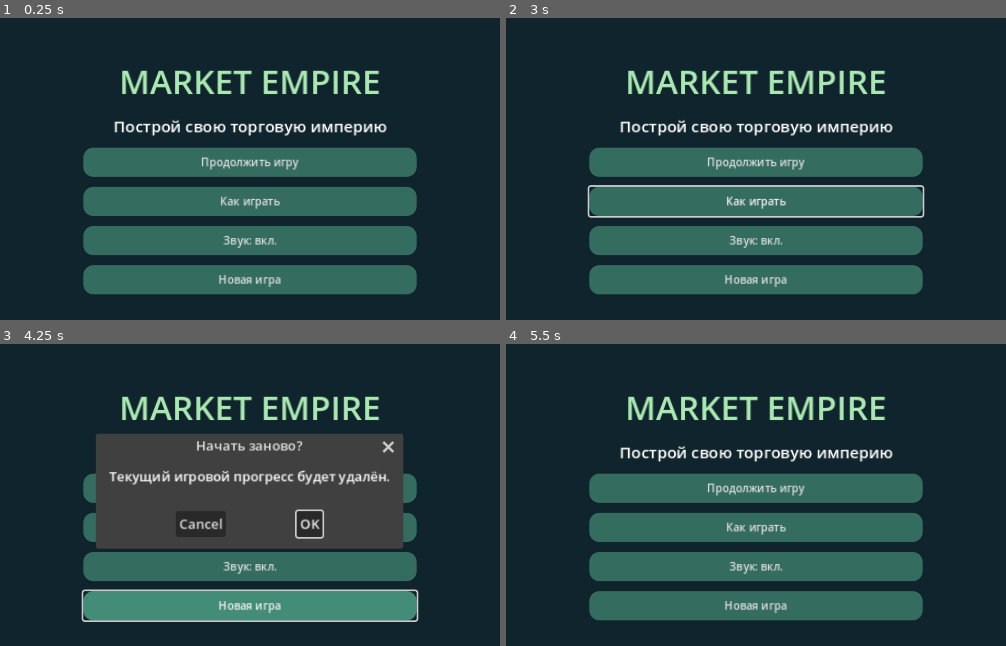
Above: before the commit, frames 1-4 (two rows, left to right).
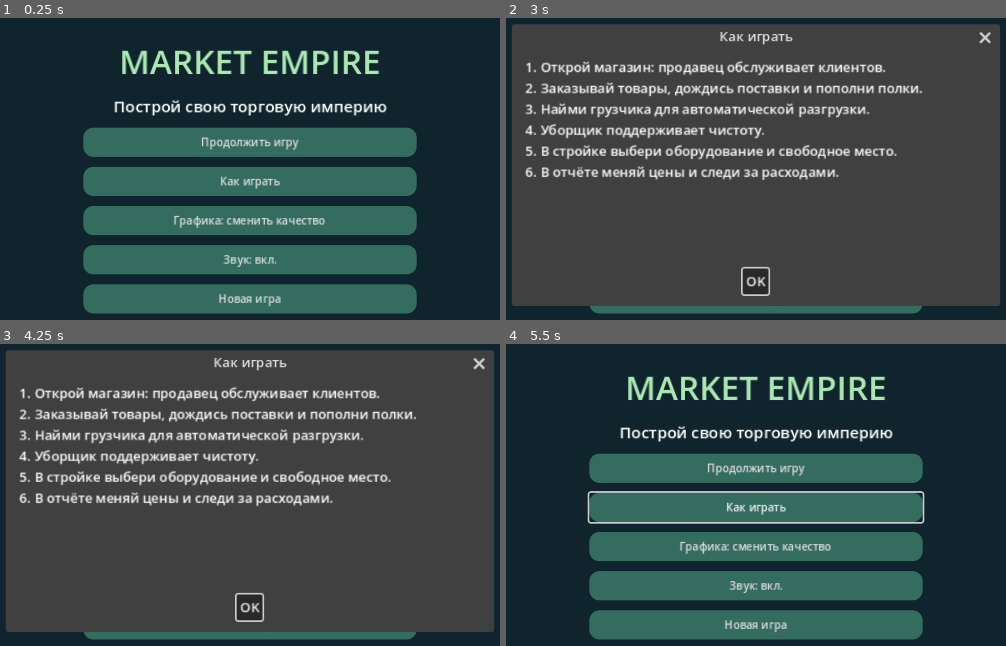
Above: after the commit, the same moments.

Repository: Denis-create-boop/mobile_game
Game: Godot game, scene res://main.tscn
The game is run twice, just before and just after one commit, with the same random seed, the same clock (stepped at 60 frames per second) and the same inputs.
Inputs:
- Up to frame 1 (0.25 s): no input
- Up to frame 2 (3 s): click "Меню" at 0.5 s; click "Как играть" at 1.25 s; click "Как играть" at 2 s; click "Новая игра" at 2.75 s
- Up to frame 3 (4.25 s): click "Новая игра" at 3.5 s
- Up to frame 4 (5.5 s): click "OK" at 4.25 s; click "Местный · 6 сек." at 5 s

The runs differ from the first frame. In frame 1, 30% of the frame differs, in the area x 16-84%, y 10-99%; in frame 2, 92%, in the area x 1-99%, y 1-99%; in frame 3, 74%; in frame 4, 30%.

Commit message:
Detail storefront and characters, cache meshes, add graphics settings and aisle routing

Diff:
--- a/main.gd
+++ b/main.gd
@@ -29,6 +29,7 @@
 var reputation: float = 60.0
 var promo_left: float = 0.0
 var promo_button: Button
+var autosave_clock: float = 0.0
 var delivery_duration: float = 6.0
 var build_kind: int = -1
 var visual: Control
@@ -399,6 +400,10 @@
 func _process(delta):
 	if world == null or (menu!=null and menu.visible):
 		return
+	autosave_clock+=delta
+	if autosave_clock>=15:
+		autosave_clock=0
+		save_game()
 	if delivery_eta>0:
 		delivery_eta=maxf(0,delivery_eta-delta)
 		if delivery_eta<=0:
@@ -492,7 +497,7 @@
 					s["phase"]=3
 					s["target"]=shelf_pos(item)
 		3:
-			if move_actor(s,s["target"],delta):
+			if move_staff(s,s["target"],delta):
 				if stock[item]<=0:
 					lost_sales+=1
 					reputation=maxf(0,reputation-1.5)
@@ -505,7 +510,7 @@
 					s["phase"]=4
 					refresh()
 		4:
-			if move_actor(s,home,delta):
+			if move_staff(s,home,delta):
 				s["carry"]=false
 				c["carry"]=true
 				s["phase"]=5
@@ -587,7 +592,7 @@
 				task["target"]=shelf_pos(item)+Vector3(0.35,0,0.25)
 				task["phase"]=4 if amount>0 else 0
 		4:
-			if move_actor(task,task["target"],delta,2.4):
+			if move_staff(task,task["target"],delta,2.4):
 				var n=mini(task["amount"],capacity(item)-stock[item])
 				stock[item]+=n
 				storage[item]+=task["amount"]-n
@@ -648,6 +653,7 @@
 	warehouse_level=clampi(int(data.get("warehouse_level",1)),1,3)
 	placements=data.get("placements",[-1,-1,-1,-1,-1,-1])
 	incoming=data.get("incoming",[0,0,0])
+	normalize_catalog()
 	delivery_eta=maxf(0,float(data.get("delivery_eta",0)))
 	prices=data.get("prices",[22,32,19])
 	expenses=maxi(0,int(data.get("expenses",0)))
@@ -667,7 +673,7 @@
 		prices[i]=clampi(int(array_value(prices,i,PRICE[i])),COST[i],PRICE[i]*2)
 	inventory_cost=data.get("inventory_cost",[])
 	if inventory_cost.is_empty():
-		for i in range(3):
+		for i in range(GOODS.size()):
 			inventory_cost.append((stock[i]+storage[i]+delivery[i]+incoming[i])*COST[i])
 	if int(data.get("version",1))<3:
 		var slot=0
@@ -737,6 +743,7 @@
 	subtitle.horizontal_alignment=HORIZONTAL_ALIGNMENT_CENTER
 	button(column,"Продолжить игру",func(): menu.hide())
 	button(column,"Как играть",show_help)
+	button(column,"Графика: сменить качество",func(): visual.toggle_quality())
 	var toggle=button(column,"Звук: "+("выкл." if muted else "вкл."),toggle_sound)
 	toggle.name="SoundToggle"
 	button(column,"Новая игра",confirm_reset)
@@ -832,3 +839,24 @@
 	message="Реклама запущена. Покупателей станет больше."
 	refresh()
 	save_game()
+
+# Use the cross aisle and side aisles instead of crossing the display racks.
+func move_staff(actor: Dictionary, target: Vector3, delta: float, speed: float=2.6) -> bool:
+	var p: Vector3=actor["pos"]
+	if not actor.has("route_target") or actor["route_target"]!=target or (actor["route"].is_empty() and p.distance_to(target)>0.04):
+		var route: Array=[]
+		if p.x>4.5 or target.x>4.5:
+			# Cross the expansion via the corridor beside the original shop.
+			var from_side=4.55
+			if p.x>4.5:
+				route.append(Vector3(from_side,0,p.z))
+			route.append(Vector3(from_side,0,target.z))
+		route.append(target)
+		actor["route"]=route
+		actor["route_target"]=target
+	var path: Array=actor["route"]
+	if path.is_empty():
+		return true
+	if move_actor(actor,path[0],delta,speed):
+		path.pop_front()
+	return path.is_empty()
--- a/store_visual.gd
+++ b/store_visual.gd
@@ -20,6 +20,10 @@
 var focus_goal := Vector3(0,0.5,0)
 var zoom_goal: float = 10.8
 var floor_material: StandardMaterial3D
+var materials: Dictionary = {}
+var mesh_cache: Dictionary = {}
+var scene_light: DirectionalLight3D
+var quality_high: bool = true
 var crates: Array = []
 var dirt_marks: Array = []
 var delivery_boxes: Array = []
@@ -52,15 +56,16 @@
 	var env = WorldEnvironment.new()
 	var e = Environment.new()
 	e.background_mode = Environment.BG_COLOR
-	e.background_color = Color("#607f83")
+	e.background_color = Color("#40565c")
 	e.ambient_light_source = Environment.AMBIENT_SOURCE_COLOR
 	e.ambient_light_color = Color("#c4d5d4")
-	e.ambient_light_energy = 0.28
+	e.ambient_light_energy = 0.35
 	env.environment = e
 	stage.add_child(env)
 	var light = DirectionalLight3D.new()
 	light.rotation_degrees = Vector3(-57,-38,0)
-	light.light_energy = 0.52
+	light.light_energy = 0.65
+	scene_light=light
 	light.shadow_enabled = true
 	light.directional_shadow_max_distance=45.0
 	stage.add_child(light)
@@ -74,6 +79,7 @@
 	build_store()
 	build_extension()
 	decorate_store()
+	add_details()
 	reset_view()
 	status_label = Label.new()
 	status_label.position = Vector2(12,8)
@@ -151,9 +157,12 @@
 			return
 
 func mat(color: Color) -> StandardMaterial3D:
+	if materials.has(color):
+		return materials[color]
 	var m = StandardMaterial3D.new()
 	m.albedo_color = color
 	m.roughness = 0.82
+	materials[color]=m
 	return m
 
 func mesh(parent: Node3D, shape: Mesh, pos: Vector3, color: Color) -> MeshInstance3D:
@@ -165,27 +174,35 @@
 	return n
 
 func box(parent: Node3D, pos: Vector3, dims: Vector3, color: Color) -> MeshInstance3D:
-	var b = BoxMesh.new()
-	b.size = dims
-	return mesh(parent,b,pos,color)
+	var key="box:"+str(dims)
+	if not mesh_cache.has(key):
+		var b=BoxMesh.new()
+		b.size=dims
+		mesh_cache[key]=b
+	return mesh(parent,mesh_cache[key],pos,color)
 
 func ball(parent: Node3D, pos: Vector3, dims: Vector3, color: Color) -> MeshInstance3D:
-	var b = SphereMesh.new()
-	b.radius = 0.5
-	b.height = 1.0
-	b.radial_segments = 16
-	b.rings = 8
-	var n = mesh(parent,b,pos,color)
+	if not mesh_cache.has("sphere"):
+		var b=SphereMesh.new()
+		b.radius=0.5
+		b.height=1.0
+		b.radial_segments=20
+		b.rings=10
+		mesh_cache["sphere"]=b
+	var n=mesh(parent,mesh_cache["sphere"],pos,color)
 	n.scale = dims
 	return n
 
 func cylinder(parent: Node3D, pos: Vector3, radius: float, height: float, color: Color) -> MeshInstance3D:
-	var b = CylinderMesh.new()
-	b.top_radius = radius
-	b.bottom_radius = radius
-	b.height = height
-	b.radial_segments = 16
-	return mesh(parent,b,pos,color)
+	var key="cylinder:"+str(radius)+":"+str(height)
+	if not mesh_cache.has(key):
+		var b=CylinderMesh.new()
+		b.top_radius=radius
+		b.bottom_radius=radius
+		b.height=height
+		b.radial_segments=16
+		mesh_cache[key]=b
+	return mesh(parent,mesh_cache[key],pos,color)
 
 func sign_text(parent: Node3D, pos: Vector3, value: String, color: Color, pixel: float = 0.006):
 	var n = Label3D.new()
@@ -438,6 +455,8 @@
 	p.set_meta("left",left)
 	p.set_meta("right",right)
 	ball(p,Vector3(0,0.72,0),Vector3(0.47,0.57,0.32),color)
+	box(p,Vector3(0,0.51,0),Vector3(0.35,0.065,0.28),Color("#263d43"))
+	box(p,Vector3(-0.10,0.82,0.16),Vector3(0.10,0.075,0.015),Color("#eee4d3"))
 	for direction in [-1,1]:
 		var arm = cylinder(p,Vector3(direction*0.27,0.70,0),0.07,0.38,color)
 		arm.rotation.z = direction*0.22
@@ -445,6 +464,9 @@
 	cylinder(p,Vector3(0,1.00,0),0.085,0.13,skin)
 	ball(p,Vector3(0,1.19,0),Vector3(0.36,0.40,0.35),skin)
 	ball(p,Vector3(0,1.30,-0.055),Vector3(0.38,0.26,0.34),Color("#574137"))
+	ball(p,Vector3(0,1.14,0.17),Vector3(0.055,0.07,0.055),skin.darkened(0.08))
+	for side in [-1,1]:
+		ball(p,Vector3(side*0.18,1.18,0),Vector3(0.07,0.11,0.08),skin)
 	for direction in [-1,1]:
 		ball(p,Vector3(direction*0.07,1.21,0.16),Vector3(0.035,0.045,0.025),Color("#3f3530"))
 	return p
@@ -563,3 +585,43 @@
 	status_label.text="МАГАЗИН ОТКРЫТ" if game.running else "МАГАЗИН ЗАКРЫТ"
 	sales_label.position=Vector2(12,size.y-28)
 	sales_label.text="Выручка: %d мон. | Клиентов: %d" % [game.revenue,game.customers.size()]
+
+
+func add_details():
+	var dark=Color("#314a4b")
+	var wood=Color("#a17b50")
+	var cream=Color("#e5d3b0")
+	# Platform skirt, front entrance and shop identity.
+	box(stage,Vector3(0,-0.14,4.13),Vector3(10.3,0.27,0.12),dark)
+	for x in [-4.7,-2.1]:
+		box(stage,Vector3(x,0.95,3.8),Vector3(0.16,1.9,0.20),dark)
+	box(stage,Vector3(-3.4,1.96,3.8),Vector3(2.75,0.18,0.24),dark)
+	for i in range(9):
+		box(stage,Vector3(-4.6+i*0.3,2.14,3.85),Vector3(0.29,0.09,0.54),cream if i%2==0 else Color("#4d8a76"))
+	# Price strips, shelf labels, support legs and floor skirting.
+	for i in range(3):
+		var x=-3.25+i*3.1
+		for y in [0.22,0.83,1.44]:
+			for j in range(4):
+				box(stage,Vector3(x-0.87+j*0.58,y, -1.59),Vector3(0.22,0.08,0.025),cream)
+		for dx in [-1.0,1.0]:
+			box(stage,Vector3(x+dx,0.07,-2.1),Vector3(0.12,0.14,0.64),dark)
+	box(stage,Vector3(0,0.11,-3.79),Vector3(10.1,0.20,0.12),wood)
+	# Customer baskets and nested handles near the entrance.
+	for i in range(3):
+		var y=0.12+i*0.13
+		box(stage,Vector3(-2.5,y,3.65),Vector3(0.46,0.13,0.35),Color("#b67948"))
+		for x in [-0.18,0.18]:
+			box(stage,Vector3(-2.5+x,y+0.09,3.65),Vector3(0.035,0.17,0.035),dark)
+		box(stage,Vector3(-2.5,y+0.17,3.65),Vector3(0.38,0.035,0.035),dark)
+	# Loading bay road markings and cardboard packing tape.
+	for z in [-2.8,-1.6,-0.4,0.8,2.0,3.2]:
+		box(stage,Vector3(-5.4,0.025,z),Vector3(0.07,0.025,0.65),cream)
+	for crate in crates:
+		box(crate,Vector3(0,0.205,0),Vector3(0.08,0.012,0.43),Color("#ddc18c"))
+
+func toggle_quality():
+	quality_high=not quality_high
+	viewport.msaa_3d=Viewport.MSAA_2X if quality_high else Viewport.MSAA_DISABLED
+	scene_light.shadow_enabled=quality_high
+	stretch_shrink=1 if quality_high else 2
